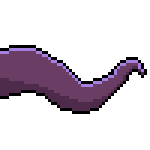
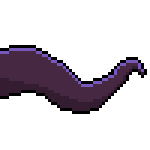
Layered file, before and after one edit (150 x 150). Changes by layer:
pixels changed over [0, 48, 144, 111] (layer not identified)
